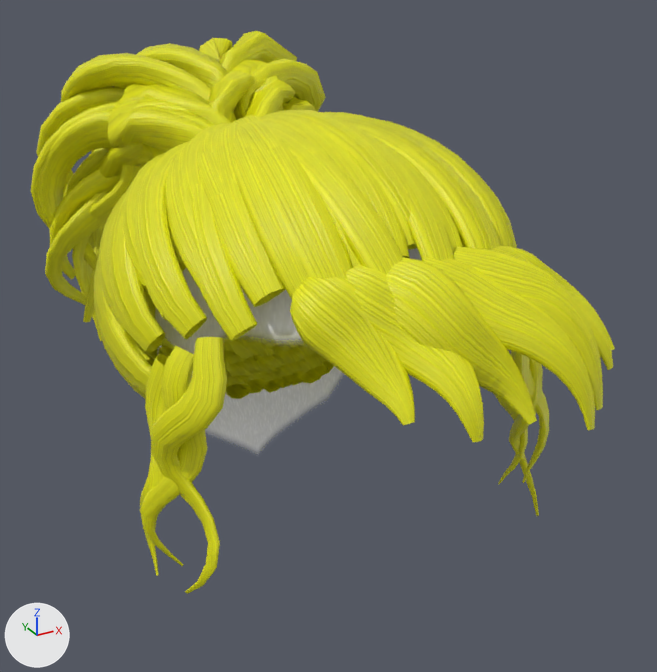
Two versions of the glTF model public/avatar/items/hair_wild_ponytail.glb, one commit apart.
Camera for both pictures: a 50 mm lens placed at (-0.195, -0.435, 1.294), pointed at (0.02, -0.043, 1.098). The axes (+X, +Y, +Z) are drawn at lower left. The lights are the same throughout. The first picture is the older version. Vertices at exactly the same position are counted once.

Names of what the first picture shows: 'hair_wild_ponytail_bangs', 'hair_wild_ponytail_cap', 'hair_wild_ponytail_ponytail', 'hair_wild_ponytail_scalp'.
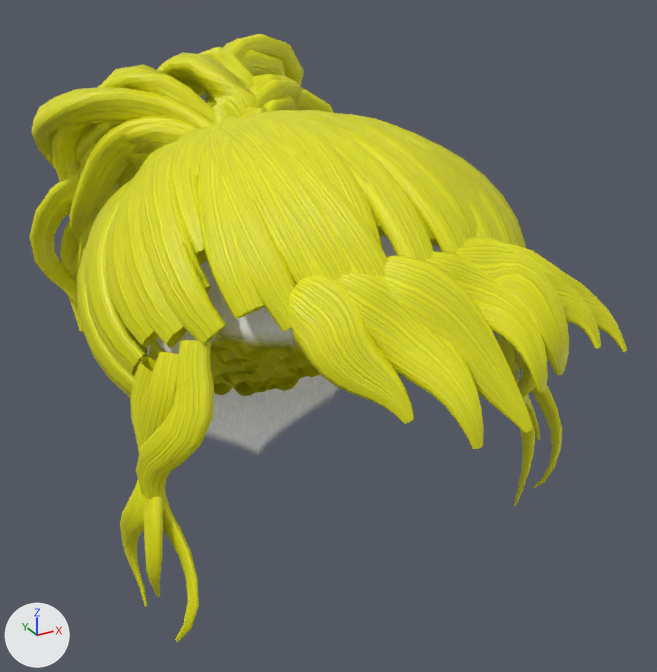
Pixel boxes [x1, y1, x2, y2] of what changed, in the pictures (657 x 672 px; the box of a moved part takes in the faces that stretch with it):
'hair_wild_ponytail_cap', reshaped (6% wider)
    before: [94, 110, 517, 399]
    after: [77, 110, 526, 398]
'hair_wild_ponytail_bangs', reshaped (7% wider, 17% taller)
    before: [140, 246, 615, 594]
    after: [120, 236, 627, 642]
'hair_wild_ponytail_ponytail', reshaped
    before: [31, 31, 326, 341]
    after: [30, 34, 334, 332]
'hair_wild_ponytail_scalp', reshaped (10% wider)
    before: [155, 248, 422, 452]
    after: [147, 236, 442, 452]
part 1 of me_hair_wild_ponytail_scalp, moved or reshaped
    before: [155, 248, 422, 438]
    after: [147, 236, 442, 440]
part 4 of me_hair_wild_ponytail_bangs, moved or reshaped
    before: [346, 264, 484, 442]
    after: [339, 272, 484, 449]
part 5 of me_hair_wild_ponytail_bangs, moved or reshaped
    before: [140, 246, 615, 594]
    after: [120, 236, 627, 642]

Edits to the bpy script that builds the scene:
```text
Change me_hair_wild_ponytail_scalp:
    used by ob_hair_wild_ponytail_scalp; location = (0.0, 0.0, 0.0)
    remove me_hair_wild_ponytail_scalp.from_pydata(...)  # 370 vertices, 644 faces; spans x -0.071..0.072, y -0.16..0.041, z 0.989..1.196
    add me_hair_wild_ponytail_scalp.from_pydata(...)  # 360 vertices, 628 faces; spans x -0.077..0.078, y -0.16..0.041, z 0.989..1.196
    me_hair_wild_ponytail_scalp part 1: 3 vertices moved within x -0.011..0.009, y -0.142..0.039, z 1.092..1.169; 335 vertices removed from x -0.071..0.072, y -0.159..0.039, z 1.0..1.195; 325 vertices added at x -0.077..0.078, y -0.159..0.039, z 1.0..1.195
Change me_hair_wild_ponytail_cap:
    used by ob_hair_wild_ponytail_cap; location = (0.0, 0.0, 0.0)
    remove me_hair_wild_ponytail_cap.from_pydata(...)  # 35174 vertices, 67750 faces; spans x -0.099..0.102, y -0.169..0.065, z 1.062..1.22
    add me_hair_wild_ponytail_cap.from_pydata(...)  # 37267 vertices, 71760 faces; spans x -0.107..0.108, y -0.167..0.066, z 1.061..1.22
    me_hair_wild_ponytail_cap part 2: 1530 vertices moved within x -0.084..0.085, y -0.14..0.059, z 1.064..1.213; 31292 vertices removed from x -0.099..0.102, y -0.169..0.065, z 1.062..1.22; 33385 vertices added at x -0.107..0.108, y -0.167..0.066, z 1.061..1.22
Change me_hair_wild_ponytail_ponytail:
    used by ob_hair_wild_ponytail_ponytail; location = (0.0, 0.0, 0.0)
    remove me_hair_wild_ponytail_ponytail.from_pydata(...)  # 5200 vertices, 10088 faces; spans x -0.096..0.103, y 0.01..0.153, z 1.045..1.243
    add me_hair_wild_ponytail_ponytail.from_pydata(...)  # 5200 vertices, 10088 faces; spans x -0.098..0.098, y 0.014..0.157, z 1.046..1.241
    me_hair_wild_ponytail_ponytail part 3: 5200 of 5200 vertices moved; they spanned x -0.096..0.103, y 0.01..0.153, z 1.045..1.243 and now span x -0.098..0.098, y 0.014..0.157, z 1.046..1.241; mean shift (0.0, -0.002, -0.001)
Change me_hair_wild_ponytail_bangs:
    used by ob_hair_wild_ponytail_bangs; location = (0.0, 0.0, 0.0)
    remove me_hair_wild_ponytail_bangs.from_pydata(...)  # 1940 vertices, 3724 faces; spans x -0.108..0.113, y -0.207..-0.081, z 1.001..1.181
    add me_hair_wild_ponytail_bangs.from_pydata(...)  # 1940 vertices, 3724 faces; spans x -0.114..0.123, y -0.204..-0.081, z 1.003..1.182
    me_hair_wild_ponytail_bangs part 4: the loose piece of 140 vertices spanning x -0.039..0.002, y -0.203..-0.146, z 1.121..1.179 is multiplied about its middle by the matrix ((0.977, -0.009, -0.037), (-0.04, 1.0, 0.005), (0.0, 0.037, 0.995)), then moved by (-0.002, -0.001, -0.001)
    me_hair_wild_ponytail_bangs part 5: 1795 of 1940 vertices moved; they spanned x -0.108..0.113, y -0.207..-0.081, z 1.001..1.181 and now span x -0.114..0.123, y -0.203..-0.081, z 1.003..1.182; mean shift (-0.002, 0.001, 0.001); largest move (0.109, -0.122, 1.002) -> (0.111, -0.114, 1.046)
```
